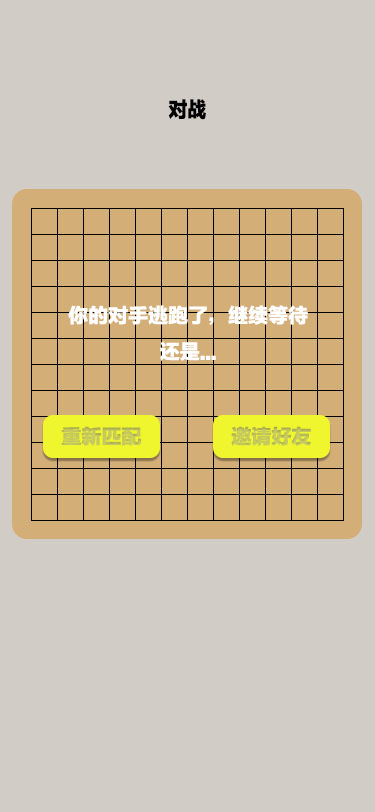
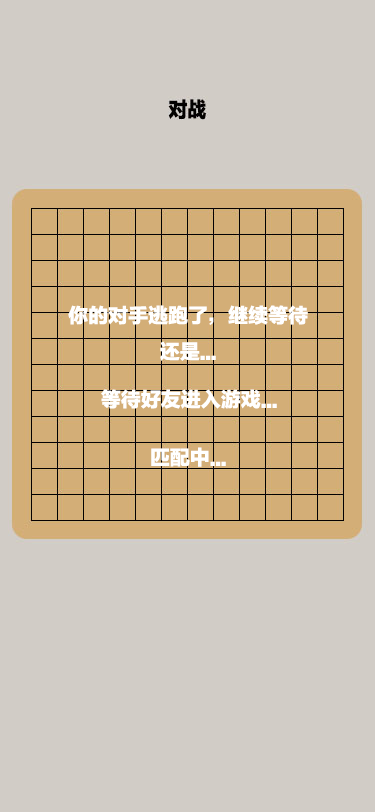
The second 375 × 812 image is a revision of the first. Changes to its layers:
hid group "组 2" (7 layers) over [43, 415, 330, 458]
added layer "匹配中..." above "等待好友进入游戏..." over [151, 447, 226, 467]
added layer "等待好友进入游戏..." above "你的对手逃跑了，继续等待 还是..." over [101, 389, 277, 409]
